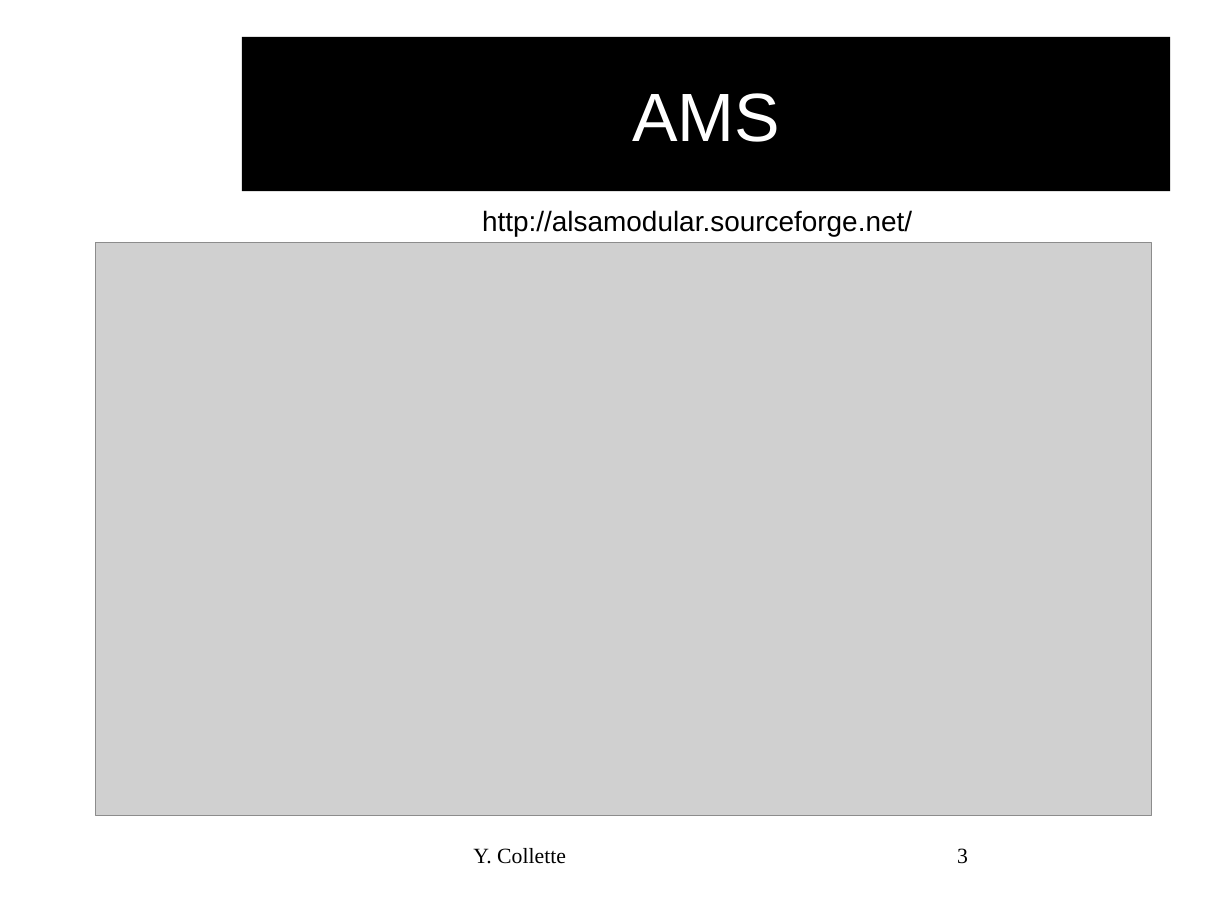
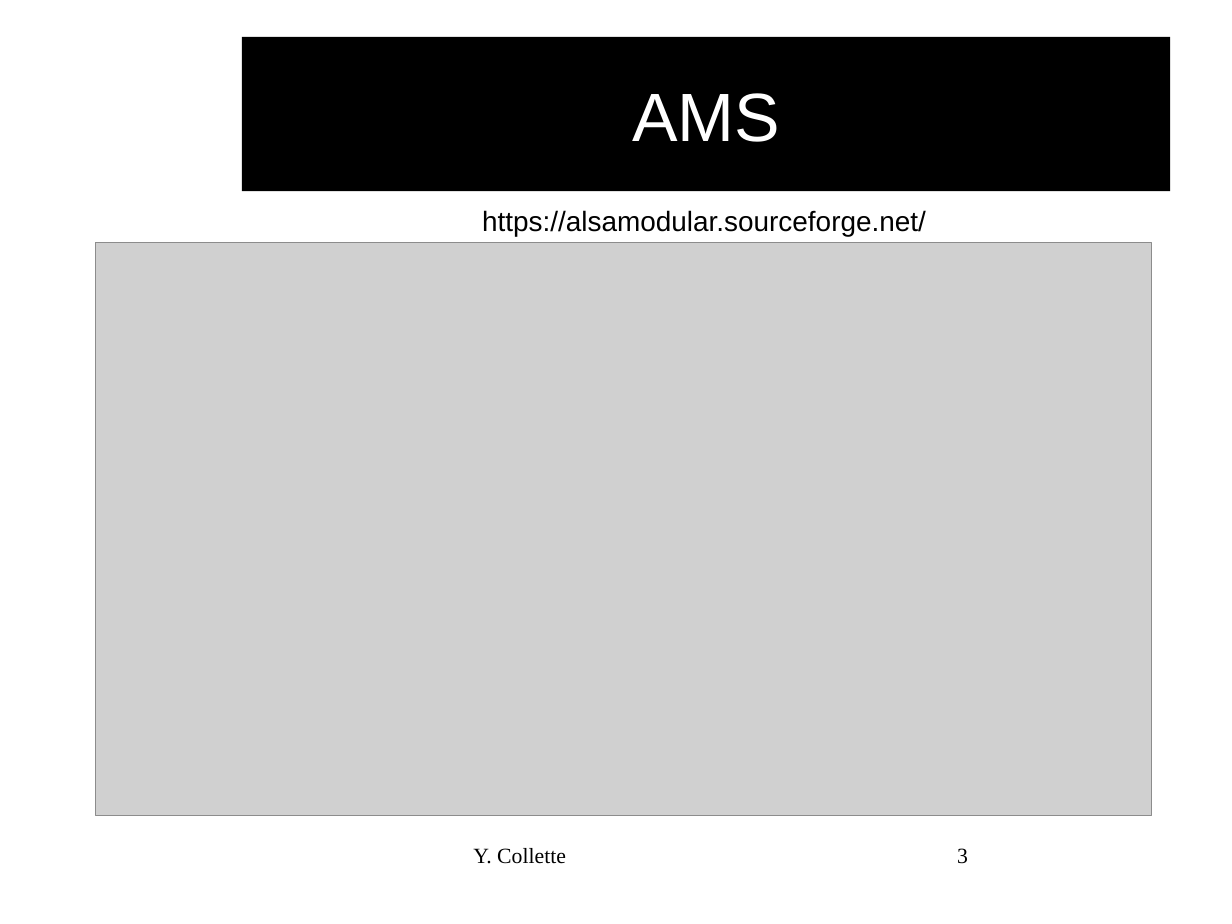
Before and after one commit to audinux/audinux.github.io, a slide deck: slide 3 of workshop/audio/AMS.odp. Drawn at 1232x924 pixels with LibreOffice and Linux fonts; fonts in the diff are those of the drawing; grey boxes stand for pictures; background and template pictures are left out. Boxes give left, top, right and bottom in pixels: in the first picture for what was removed or moved away, otherwise in the second. Text is boxed around its words. In the diff, an @@ line names an element or a change of style, - is before the commit and + after.

```diff
--- a/workshop/audio/AMS.odp
+++ b/workshop/audio/AMS.odp
@@ text at [482,210,926,236]: text changed @@
-http://alsamodular.sourceforge.net/
+https://alsamodular.sourceforge.net/
```
Also in this commit, not shown: 3 other slides changed, 5 other files.
